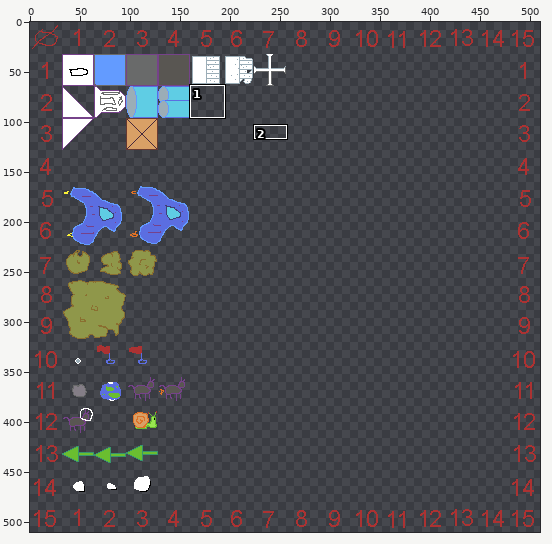
Two states of a sprite sheet, src-deploy/public/ludumDare43/images/ship-001.png. Above: a wide view before the commit, with the close-up outlined.
Close-up. First the earlier version:
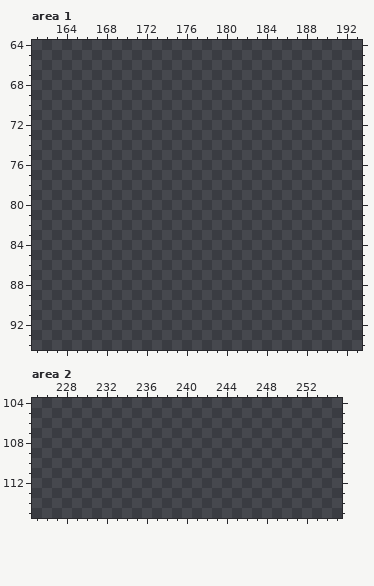
The file is 512x512 pixels. Shown: area 1: x 161..193, y 64..94; area 2: x 225..255, y 104..115. The wide view leaves out empty margins. The commit also changed other parts of the picture, which this record leaves out.
Palette (. is transparent): 
After the commit:
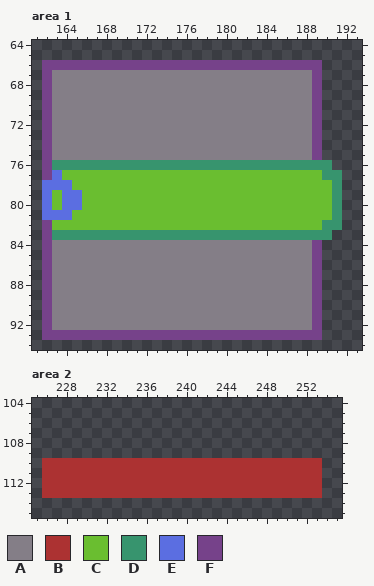
Colours new in this view: A #847e87  B #ac3232  C #6abe30  D #37946e  E #5b6ee1  F #76428a
From old to new:
Area 1:
The edit adds colour A in rows 67 to 75 at x 163 to 188; in rows 84 to 92 at x 163 to 188.
The edit adds colour C in row 77 at x 164 to 189; in row 78 at x 165 to 190; in rows 79 to 80 at x 163 and 166 to 190; in row 81 at x 165 to 190; in row 82 at x 163 to 189.
The edit adds colour D in row 76 at x 163 to 190; in row 77 at x 190 to 191; in rows 78 to 81 at x 191; in row 82 at x 190 to 191; in row 83 at x 163 to 190.
The edit adds colour E in row 77 at x 163; in row 78 at x 162 to 164; in rows 79 to 80 at x 162 and 164 to 165; in row 81 at x 162 to 164.
The edit adds colour F in row 66 at x 162 to 189; in rows 67 to 75 at x 162 and 189; in rows 76 to 77 at x 162; in rows 82 to 83 at x 162; in rows 84 to 92 at x 162 and 189; in row 93 at x 162 to 189.
Area 2:
The edit adds colour B in rows 110 to 113 at x 226 to 253.
Pixel boxes of the changes (left, top, right, bottom) in both close-ups:
added: (42, 60, 342, 340)
added: (42, 458, 322, 498)
